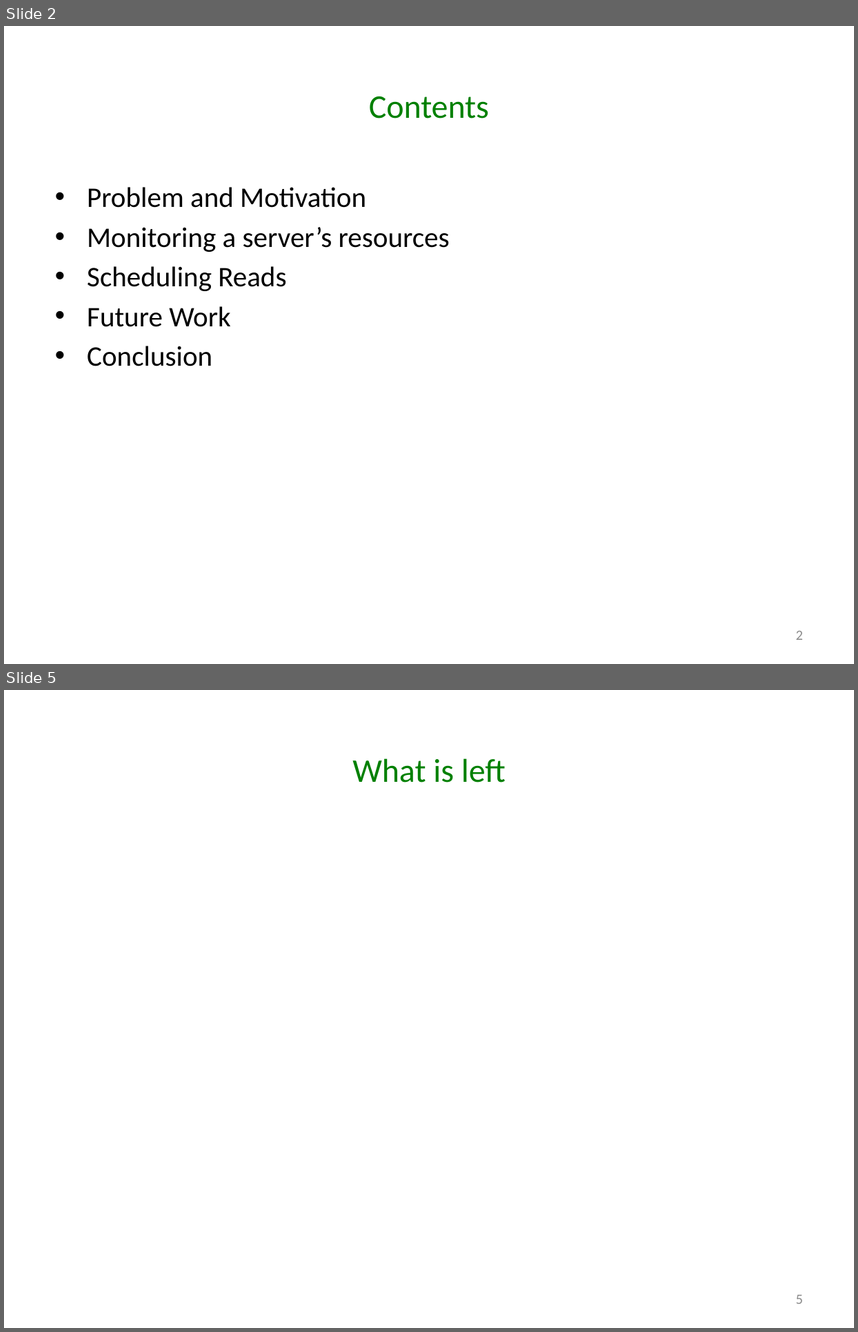
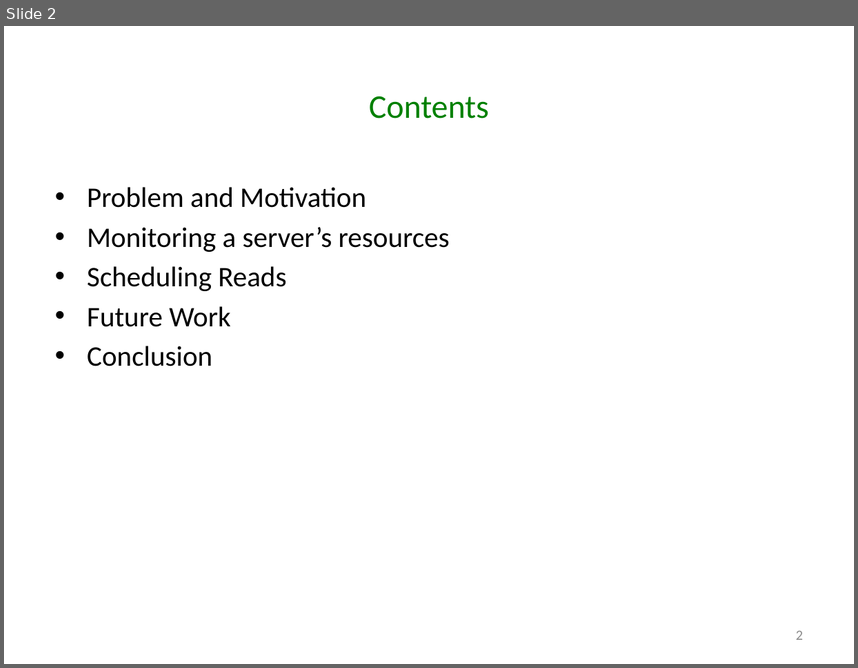
Before and after one commit to godares79/CS848-Project, a slide deck: PresentationSlides/Presentation.pptx. Shown one above the other, each under a label of ours: slides 2 and 5 before the commit, slide 2 after it; the slides between them are not shown. The pictures are 858x1332 and 858x668 pixels, drawn with LibreOffice and Linux fonts; fonts in the diff are those of the drawing. Boxes give left, top, right and bottom in pixels: in the first picture for what was removed or moved away, otherwise in the second. Text is boxed around its words. In the diff, an @@ line names an element or a change of style, - is before the commit and + after.

```diff
--- a/PresentationSlides/Presentation.pptx
+++ b/PresentationSlides/Presentation.pptx
@@ slide 5 removed at box(4, 690, 854, 1328), background #FFFFFF @@
@@ title removed at box(352, 758, 506, 782) @@
-What is left
@@ page number removed at box(796, 1294, 803, 1303) @@
-5
```
Also in this commit, not shown: 2 slides changed, 9 slides added, 1 other slide removed.
